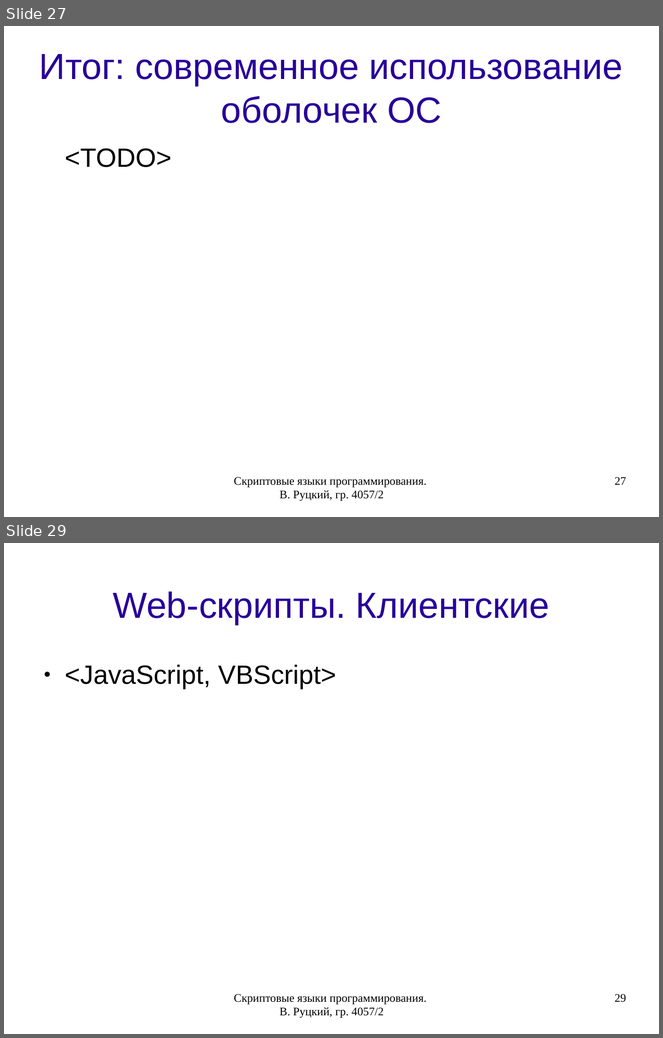
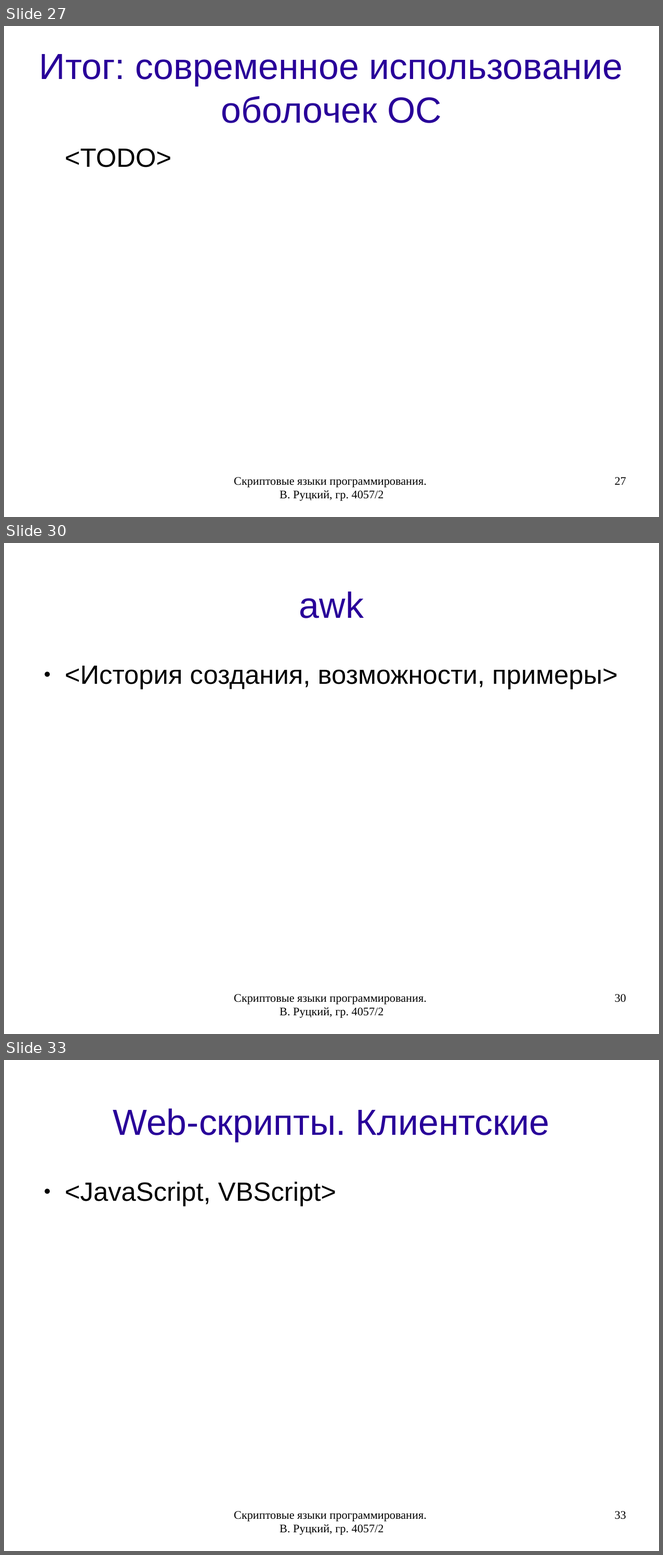
Before and after one commit to rutsky/semester07, a slide deck: Operation_systems/scripting_languages/40572_Rutsky_Scripting_languages.odp. Shown one above the other, each under a label of ours: slides 27 and 29 before the commit, slides 27, 30 and 33 after it; the slides between them are not shown. The pictures are 663x1038 and 663x1555 pixels, drawn with LibreOffice and Linux fonts; fonts in the diff are those of the drawing. Boxes give left, top, right and bottom in pixels: in the first picture for what was removed or moved away, otherwise in the second. Text is boxed around its words. In the diff, an @@ line names an element or a change of style, - is before the commit and + after.

```diff
--- a/Operation_systems/scripting_languages/40572_Rutsky_Scripting_languages.odp
+++ b/Operation_systems/scripting_languages/40572_Rutsky_Scripting_languages.odp
@@ slide 30 added at [4,543,659,1034], background #FFFFFF @@
@@ title added at [299,591,364,618], 44 pt, text #280099 @@
+awk
@@ text added at [65,666,618,690], 32 pt, text #000000 @@
+● <История создания, возможности, примеры>
@@ text added at [234,994,426,1018], 14 pt, text #000000 @@
+Скриптовые языки программирования. В. Руцкий, гр. 4057/2
@@ page number added at [615,994,626,1003], 14 pt, text #000000 @@
+30
@@ what was slide 29 is now slide 33 @@
@@ page number at [615,1511,626,1520]: text changed @@
-29
+33
```
Also in this commit, not shown: 3 slides changed, 2 other slides added, 1 other file.
